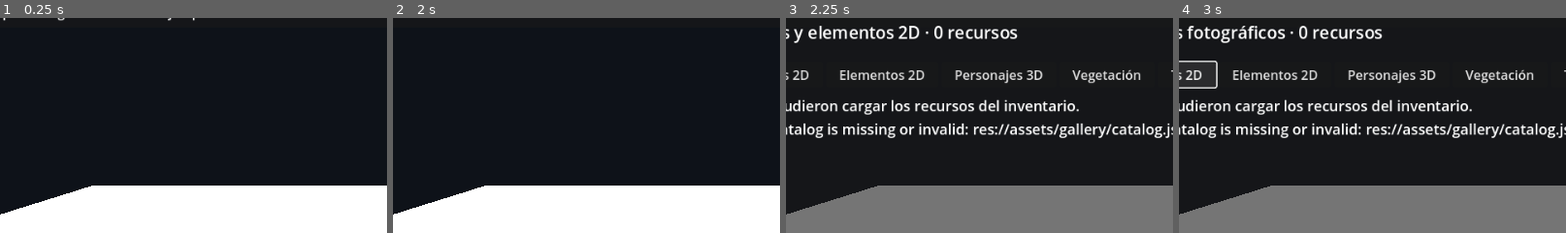
Above: before the commit, frames 1-4 (left to right).
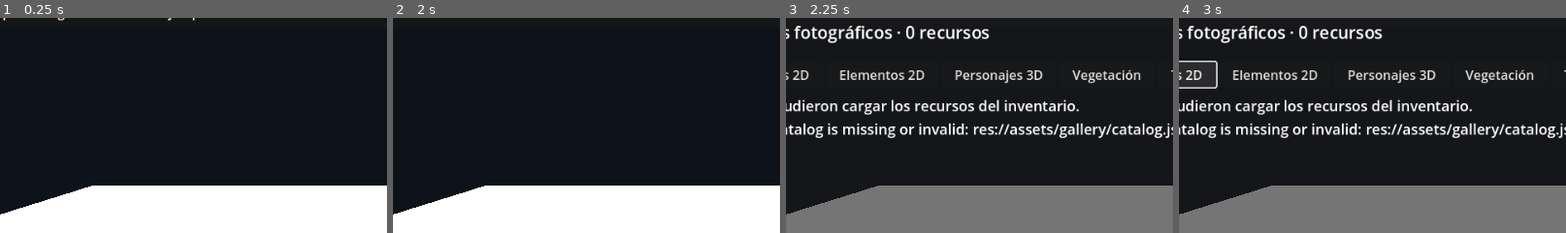
Above: after the commit, the same moments.

Repository: juancito860715-lgtm/jedl-studio
Game: Godot game, scene res://Main.tscn
Two runs of this game, one before a commit and one after it. Both use one fixed random seed, a clock stepped at 60 frames per second and the inputs below.
Inputs:
- Up to frame 1 (0.25 s): no input
- Up to frame 2 (2 s): click "Escena" at 0.5 s; click "Reproducir" at 1.25 s
- Up to frame 3 (2.25 s): click "Galería 2D" at 2 s
- Up to frame 4 (3 s): click "Fondos 2D" at 2.75 s
The pictures show only the part of the screen within x 11-61%, y 11-61%; the shares and areas given below are measured in that part.

Frames 1-2 are identical in both runs. In frame 3, 2.3% of the frame differs, in the area x 2-60%, y 3-12%; in frame 4, nothing differs.

Commit message:
fix(asset-catalog): Main.gd validation and rejected sources

Diff:
--- a/scripts/Main.gd
+++ b/scripts/Main.gd
@@ -350,7 +350,7 @@
         gallery_list.remove_child(child)
         child.queue_free()
     var entries: Array[Dictionary] = catalog_manager.scan_catalog(kind, category_filter)
-    var category_title := category_filter if not category_filter.is_empty() else ("Fondos y elementos 2D" if kind == "2d" else "Personajes y objetos 3D")
+    var category_title := category_filter if not category_filter.is_empty() else ("Fondos fotográficos" if kind == "2d" else "Personajes y objetos 3D")
     gallery_title.text = "%s · %d recursos" % [category_title, entries.size()]
     if entries.is_empty():
         var empty_label := Label.new()
